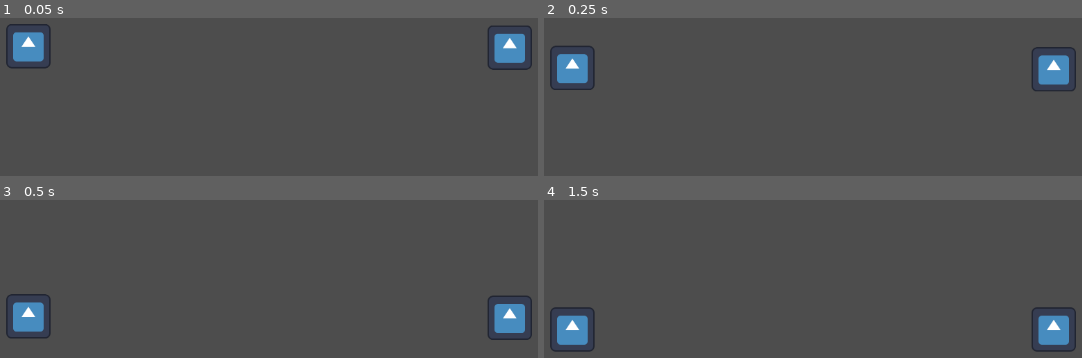
Above: before the commit, frames 1-4 (two rows, left to right).
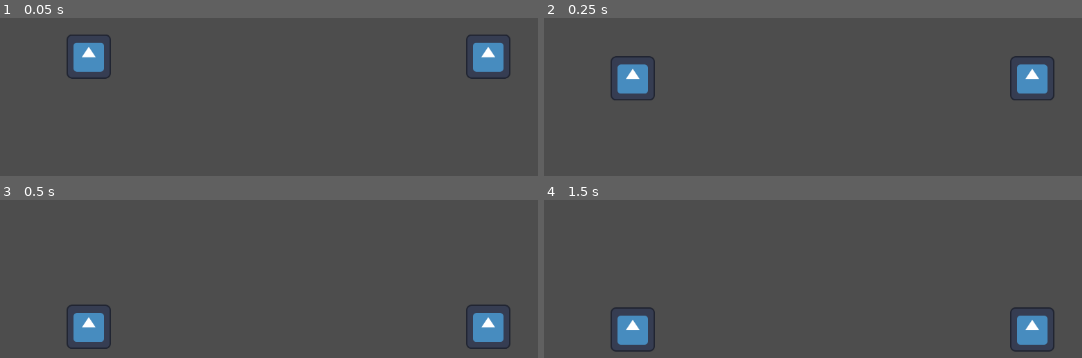
Above: after the commit, the same moments.

Repository: VitaminTussle/absurd-fighting-game
Game: Godot game, scene res://main.tscn
Same seed, same stepped clock (60 frames per second), same inputs: the game is played once before the commit and once after it. The engine's default icon, where the game draws it, is replaced by a stand-in: a white triangle on a blue panel in a dark square.
Inputs:
- Up to frame 1 (0.05 s): no input
- Up to frame 2 (0.25 s): no input
- Up to frame 3 (0.5 s): no input
- Up to frame 4 (1.5 s): tap Enter at 1.25 s

The runs differ from the first frame. In frame 1, 4.9% of the frame differs, in the area x 1-99%, y 3-39%; in frame 2, 5.0%, in the area x 1-99%, y 17-52%; in frame 3, 4.9%; in frame 4, 4.9%.

Commit message:
dynamicized player instantiation and added camera movement

Diff:
--- /dev/null
+++ b/arena/arena.gd
@@ -0,0 +1,25 @@
+extends Node2D
+
+@onready var player_1: FighterControlBase
+@onready var player_2: FighterControlBase
+
+func _ready():
+	var vp_size = get_viewport().size
+	player_1 = preload("res://fighters/dollar_store_employee/dollar_store_employee.tscn").instantiate()
+	player_1.player_number = 1
+	player_1.position.x = vp_size.x / 4
+	player_1.position.y = vp_size.y * 2 / 3
+	add_child(player_1)
+	player_2 = preload("res://fighters/three_raccoons_in_a_trenchcoat/three_raccoons_in_a_trenchcoat.tscn").instantiate()
+	player_2.player_number = 2
+	player_2.position.x = vp_size.x * 3 / 4
+	player_2.position.y = vp_size.y * 2 / 3
+	add_child(player_2)
+
+	%ArenaCam.limit_left = -1000
+	%ArenaCam.limit_right = vp_size.x + 1000
+
+func _process(delta):
+	var vp_size = get_viewport().size
+	%ArenaCam.position.x = vp_size.x / 2 if not player_1 or not player_2 else ((player_1.position.x + player_2.position.x) / 2)
+	%ArenaCam.position.y = vp_size.y / 2
--- a/arena/arena.tscn
+++ b/arena/arena.tscn
@@ -1,12 +1,12 @@
-[gd_scene load_steps=4 format=3 uid="uid://cxu1v5wysndgd"]
+[gd_scene load_steps=3 format=3 uid="uid://cxu1v5wysndgd"]
 
-[ext_resource type="PackedScene" uid="uid://dg1ywu4koculj" path="res://fighters/dollar_store_employee/dollar_store_employee.tscn" id="1_y6pnr"]
-[ext_resource type="PackedScene" uid="uid://diwpdrgdm08gl" path="res://fighters/three_raccoons_in_a_trenchcoat/three_raccoons_in_a_trenchcoat.tscn" id="2_nd1hn"]
+[ext_resource type="Script" path="res://arena/arena.gd" id="1_gw6ki"]
 
 [sub_resource type="RectangleShape2D" id="RectangleShape2D_py4g2"]
 size = Vector2(10000, 20)
 
 [node name="Arena" type="Node2D"]
+script = ExtResource("1_gw6ki")
 
 [node name="Floor" type="StaticBody2D" parent="."]
 
@@ -14,8 +14,5 @@
 position = Vector2(0, 600)
 shape = SubResource("RectangleShape2D_py4g2")
 
-[node name="DollarStoreEmployee" parent="." instance=ExtResource("1_y6pnr")]
-position = Vector2(201, 417)
-
-[node name="ThreeRaccoonsInATrenchcoat" parent="." instance=ExtResource("2_nd1hn")]
-position = Vector2(895, 419)
+[node name="ArenaCam" type="Camera2D" parent="."]
+unique_name_in_owner = true
